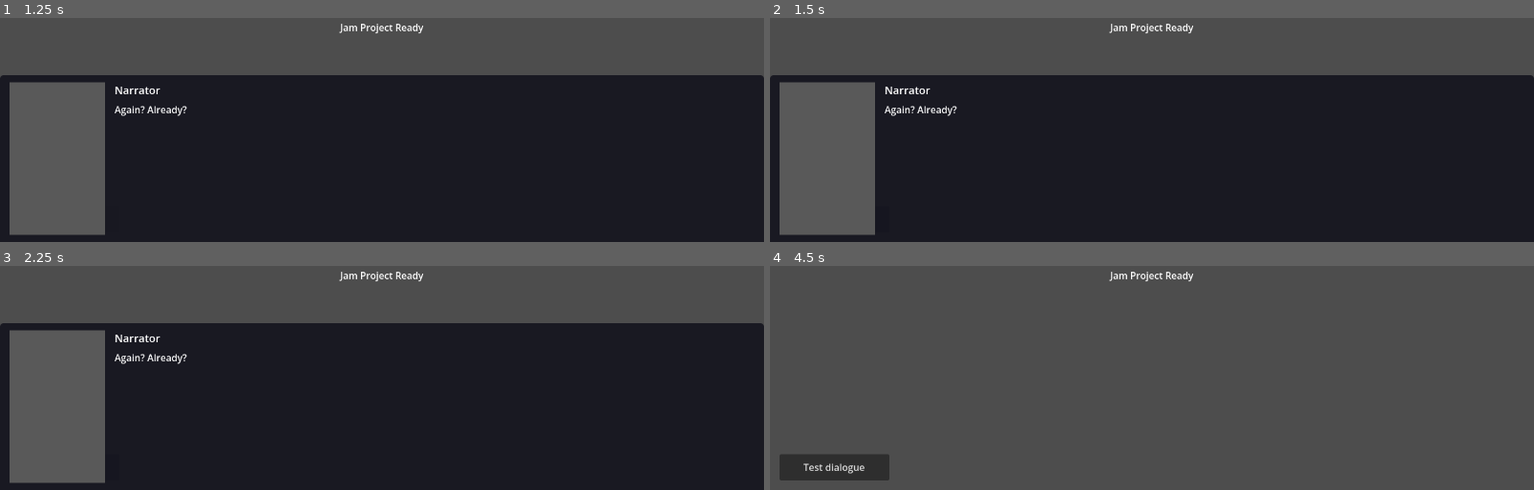
Above: before the commit, frames 1-4 (two rows, left to right).
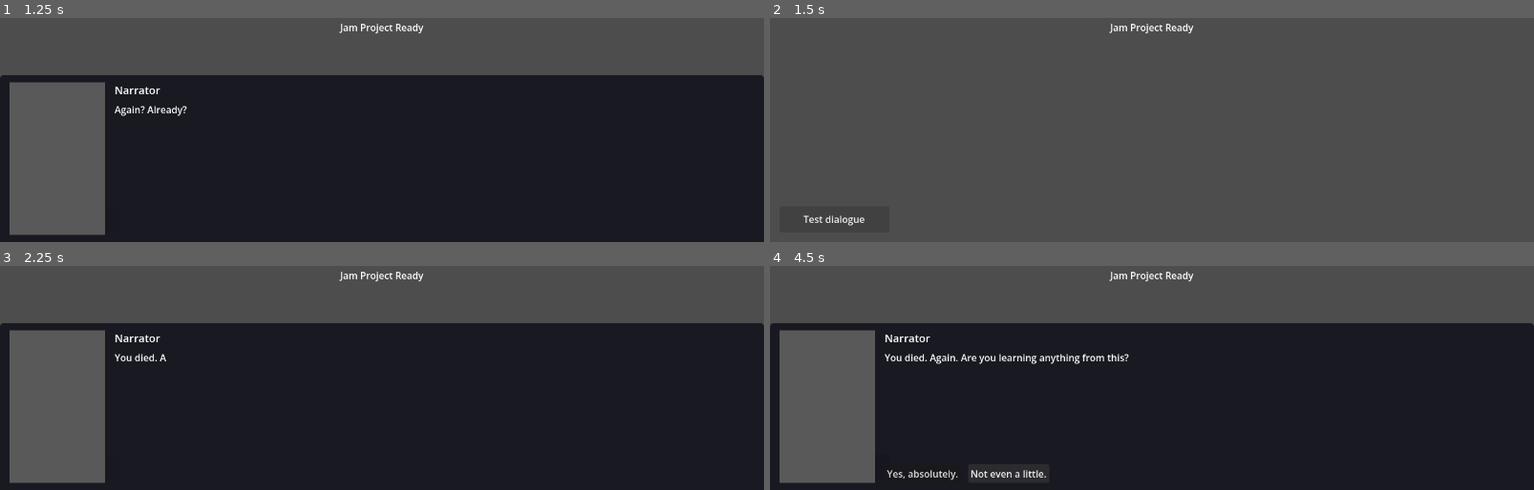
Above: after the commit, the same moments.

Repository: TortikP/GameJamProject
Game: Godot game, scene res://scenes/main.tscn
The game is run twice, just before and just after one commit, with the same random seed, the same clock (stepped at 60 frames per second) and the same inputs.
Inputs (mouse positions are in pixels of both pictures, inside the frame that each line leads up to):
- Up to frame 1 (1.25 s): click "Test dialogue" at 0.5 s
- Up to frame 2 (1.5 s): click "Test dialogue" at 1.25 s
- Up to frame 3 (2.25 s): click "Test dialogue" at 2 s
- Up to frame 4 (4.5 s): tap Enter at 2.75, 2.85 s; move the mouse to (outside the picture) at 2.77 s; click (outside the picture) at 2.92 s; tap Space at 3.02 s; click (922, 474) at 3.5 s, where only the run after the commit has a clickable "Yes, absolutely."; click "Not even a little." at 4.25 s

Frame 1 is identical in both runs. In frame 2, 66% of the frame differs, in the area x 0-100%, y 25-100%; in frame 3, 0.2%; in frame 4, 67%.

Commit message:
fix(003): _input instead of _unhandled_input — Panel Control was swallowing LMB

Diff:
--- a/scripts/presentation/dialogue_panel.gd
+++ b/scripts/presentation/dialogue_panel.gd
@@ -25,7 +25,7 @@
 func _ready() -> void:
 	_choices.hide()
 	_image.hide()
-	set_process_unhandled_input(false)
+	set_process_input(false)
 
 
 func show_line(line: Object, speaker_data: Dictionary) -> void:
@@ -33,7 +33,7 @@
 	_has_choices   = line.choices.size() > 0
 	_text_complete = false
 	_skip_count    = 0
-	set_process_unhandled_input(true)
+	set_process_input(true)
 
 	if _auto_timer != null:
 		# can't cancel SceneTreeTimer directly — just ignore its signal via _text_complete flag
@@ -102,12 +102,12 @@
 
 
 func _on_choice(index: int) -> void:
-	set_process_unhandled_input(false)
+	set_process_input(false)
 	_choices.hide()
 	choice_picked.emit(index)
 
 
-func _unhandled_input(event: InputEvent) -> void:
+func _input(event: InputEvent) -> void:
 	var is_advance := false
 	if event is InputEventMouseButton and event.pressed and event.button_index == MOUSE_BUTTON_LEFT:
 		is_advance = true
@@ -132,7 +132,7 @@
 		_auto_timer = null  # invalidate pending auto-advance
 	else:
 		# Second skip: close
-		set_process_unhandled_input(false)
+		set_process_input(false)
 		_auto_timer = null
 		line_ended.emit()
 
